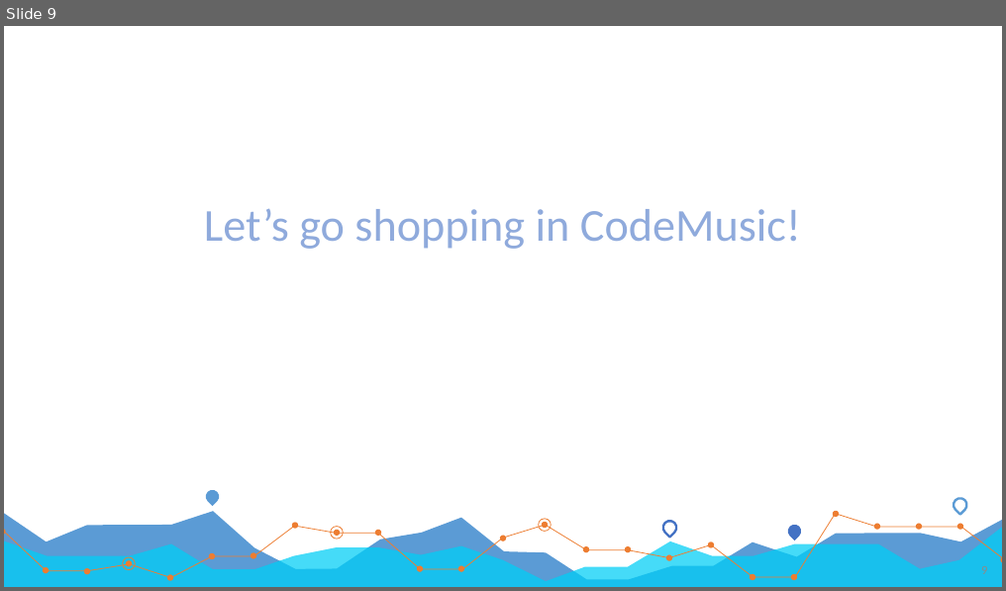
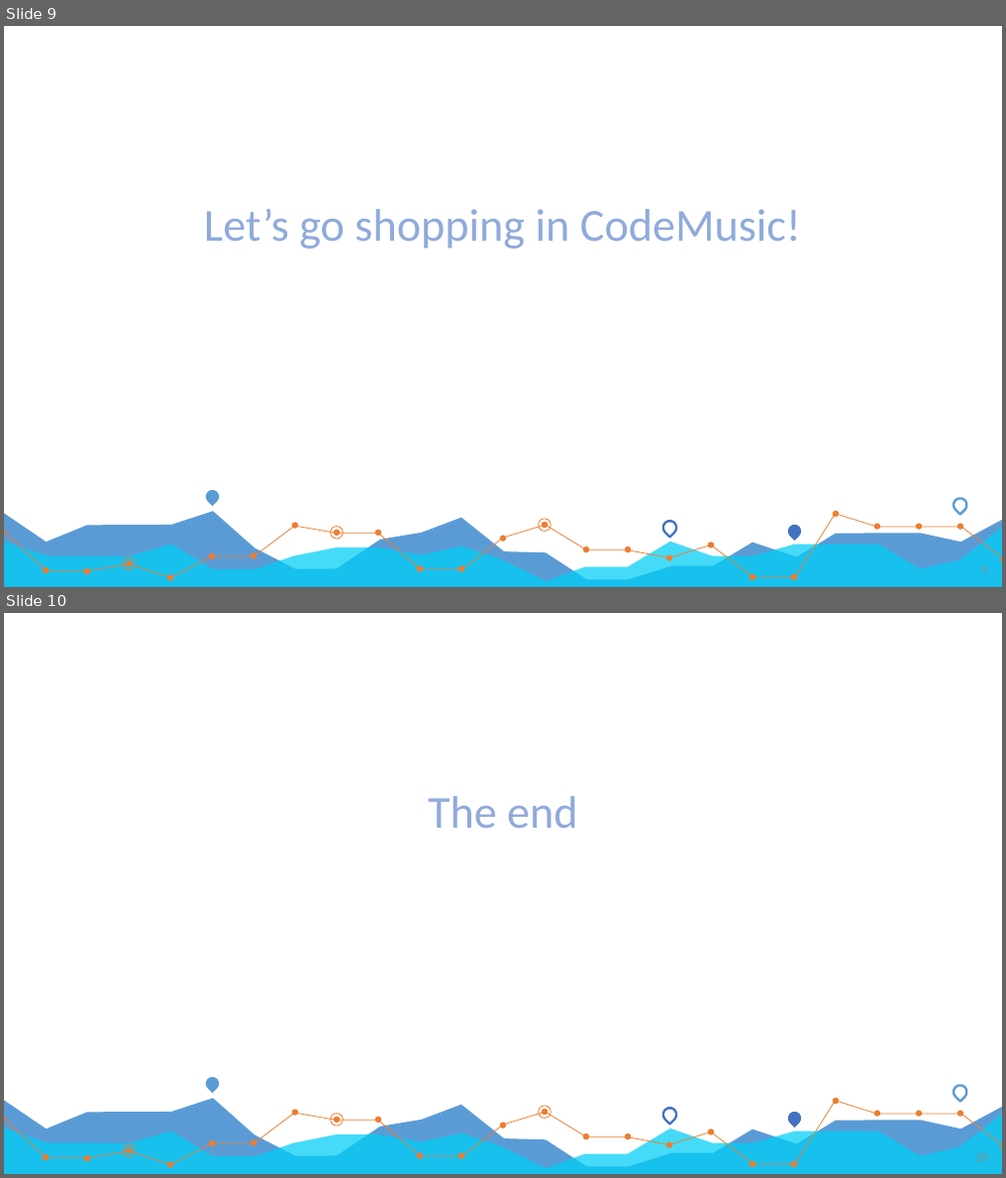
Before and after one commit to Todd0554/CA_T1A3_Terminal_Application, a slide deck: ppt/Terminal_Application.pptx. Shown one above the other, each under a label of ours: slide 9 before the commit, slides 9 and 10 after it. The pictures are 1006x591 and 1006x1178 pixels, drawn with LibreOffice and Linux fonts; fonts in the diff are those of the drawing. Boxes give left, top, right and bottom in pixels: in the first picture for what was removed or moved away, otherwise in the second. Text is boxed around its words. In the diff, an @@ line names an element or a change of style, - is before the commit and + after.

```diff
--- a/ppt/Terminal_Application.pptx
+++ b/ppt/Terminal_Application.pptx
@@ slide 10 added at <box>4,613,1002,1174</box>, background #FFFFFF; not listed: 37 template elements that a slide beside it also shows @@
@@ title added at <box>428,796,577,828</box>, 44 pt, text #8FAADC @@
+The end
@@ page number added at <box>975,1154,988,1161</box>, 12 pt, text #8C8C8C @@
+10
```
Also in this commit, not shown: 2 other files.
